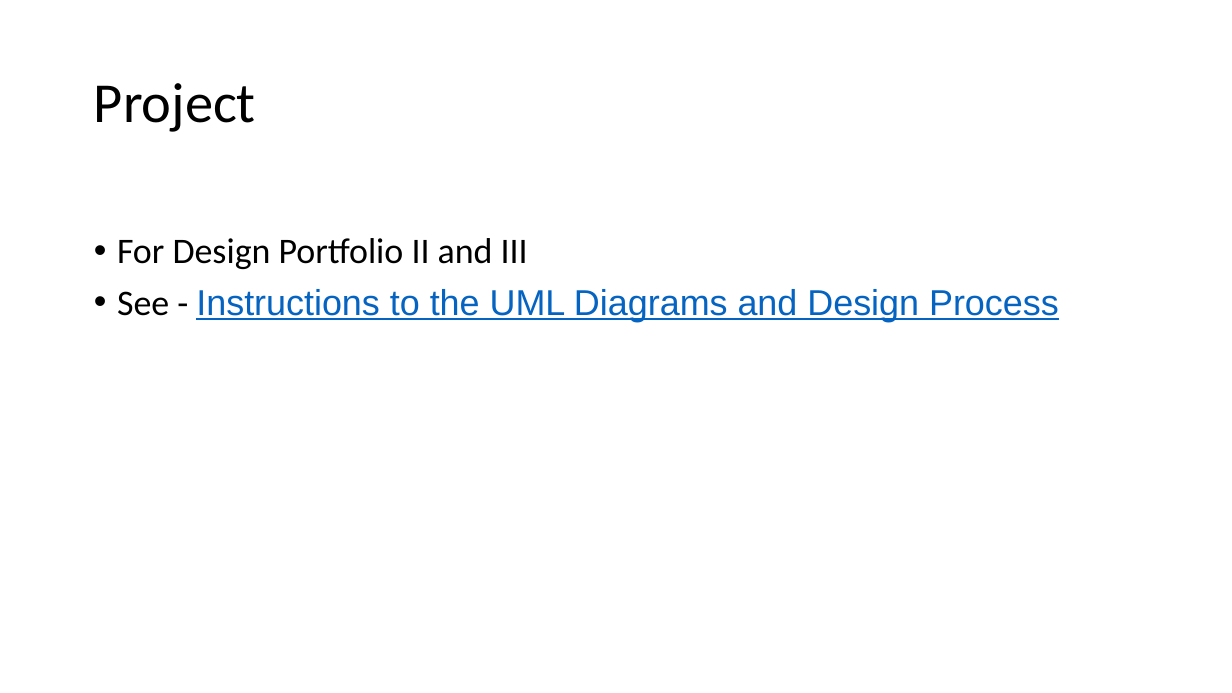
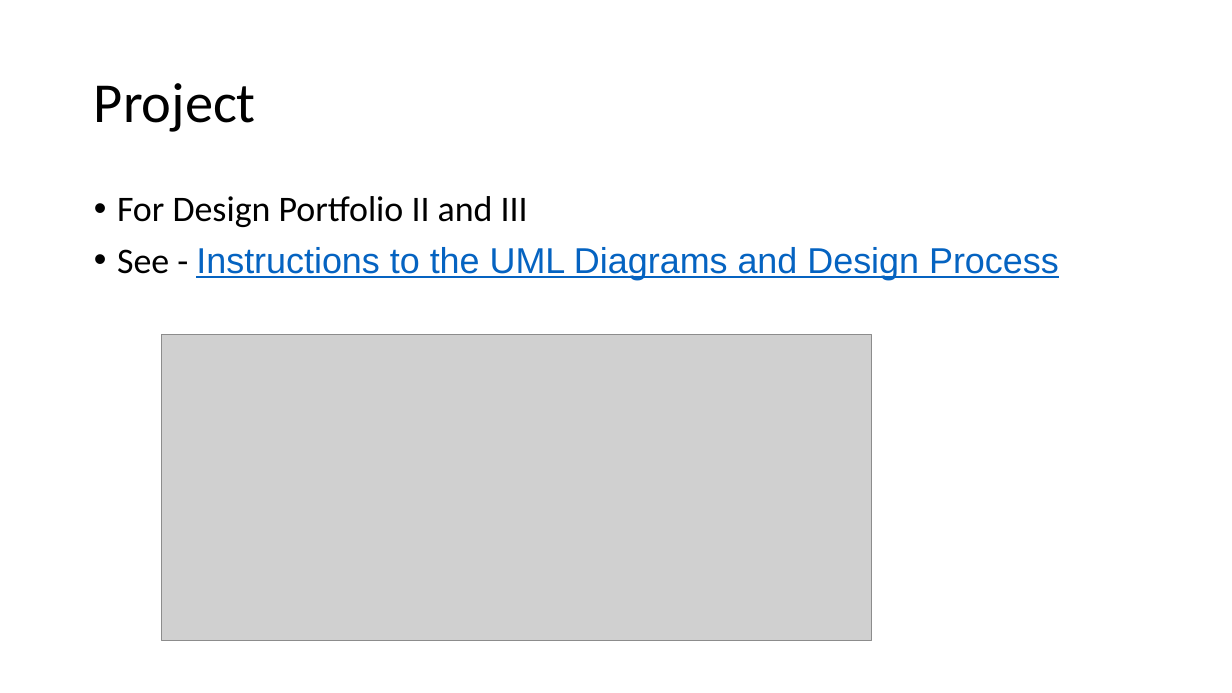
Before and after one commit to johnxu21/johnxu21.github.io, a slide deck: slide 29 of teaching/CS472/Timetable/OOD-V2.pptx. Drawn at 1232x693 pixels with LibreOffice and Linux fonts; fonts in the diff are those of the drawing; grey boxes stand for pictures. Boxes give left, top, right and bottom in pixels: in the first picture for what was removed or moved away, otherwise in the second. Text is boxed around its words. In the diff, an @@ line names an element or a change of style, - is before the commit and + after.

```diff
--- a/teaching/CS472/Timetable/OOD-V2.pptx
+++ b/teaching/CS472/Timetable/OOD-V2.pptx
@@ text "For Design Portfolio II and ...": place and size @@
-text "For Design Portfolio II and ..." at bbox=[117, 238, 1059, 322]
+text "For Design Portfolio II and ..." at bbox=[117, 196, 1059, 280]
@@ picture added at bbox=[162, 335, 872, 641] @@
```
Also in this commit, not shown: 2 other slides changed, 2 other files.
